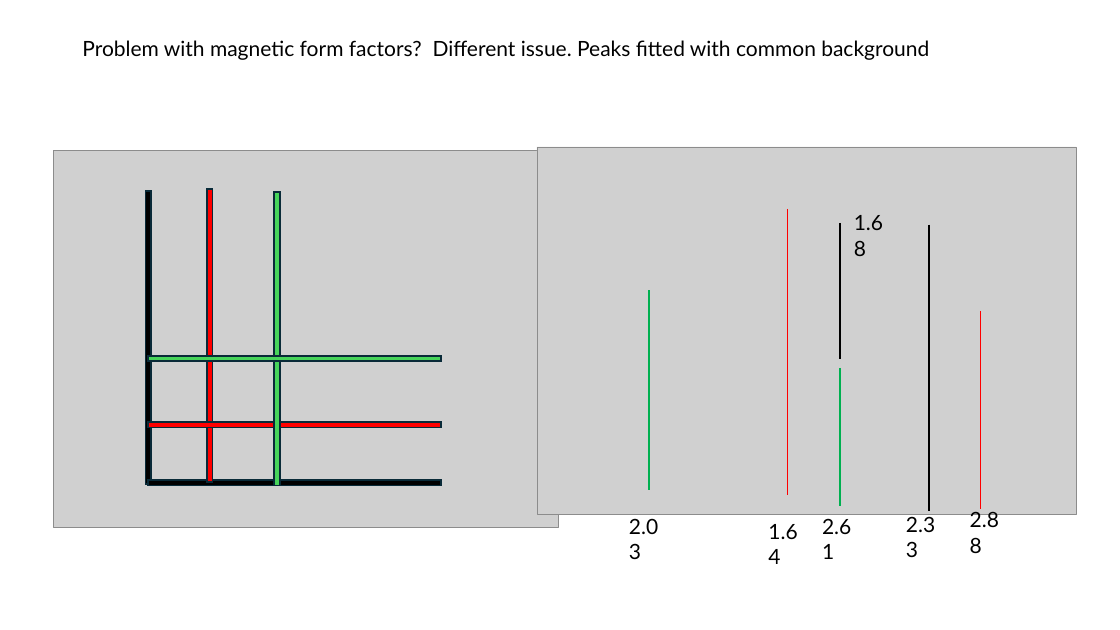
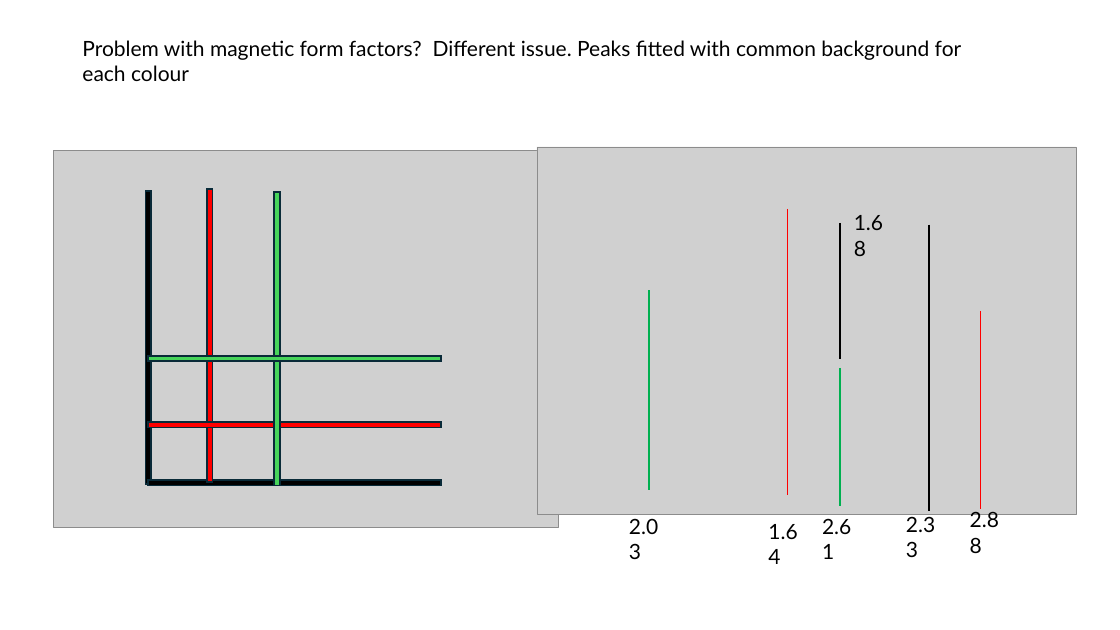
Before and after one commit to abuts/Fe, a slide deck: slide 12 of Data/DFT2025/TheoryExperComparison.pptx (slide 11 before the commit). Drawn at 1120x630 pixels with LibreOffice and Linux fonts; fonts in the diff are those of the drawing; grey boxes stand for pictures. Boxes give left, top, right and bottom in pixels: in the first picture for what was removed or moved away, otherwise in the second. Text is boxed around its words. In the diff, an @@ line names an element or a change of style, - is before the commit and + after.

```diff
--- a/Data/DFT2025/TheoryExperComparison.pptx
+++ b/Data/DFT2025/TheoryExperComparison.pptx
@@ text at (x1=82, y1=40, x2=962, y2=81): text changed @@
-Problem with magnetic form factors? Different issue. Peaks fitted with common background
+Problem with magnetic form factors? Different issue. Peaks fitted with common background for each colour
```
Also in this commit, not shown: 1 other slide changed, 3 slides added, 23 other files.
